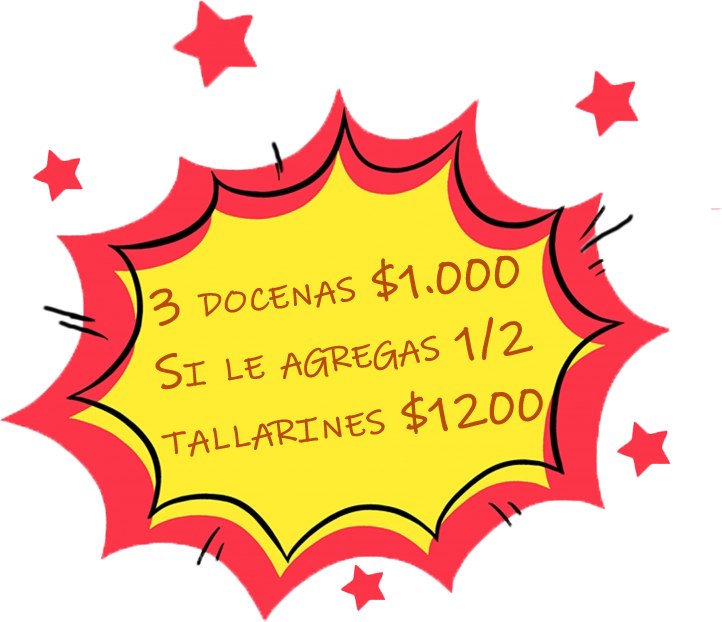
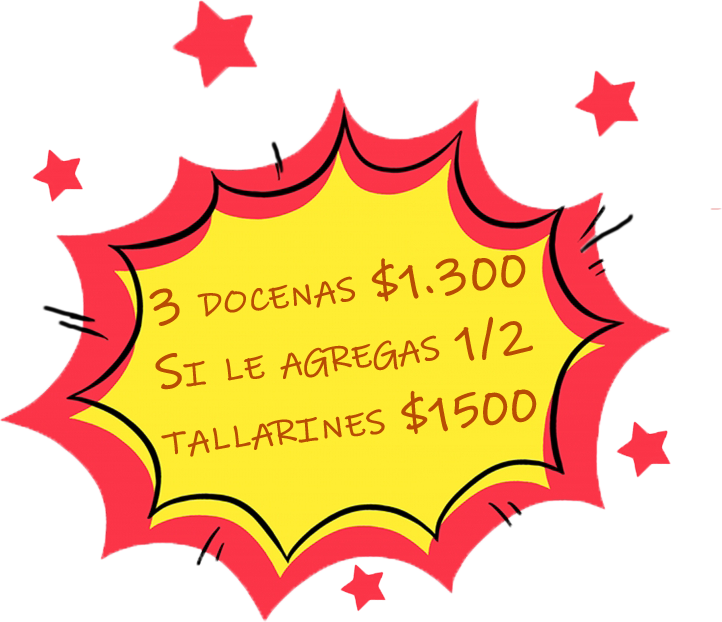
Two versions of the same layered image (722×622). Layer-by-layer changes:
renamed "3 docenas $1.000 Si le agregas 1/2 tallarines $1200" to "3 docenas $1.300 Si le agregas 1/2 tallarines $1500", painted on it over [435, 255, 543, 429]
